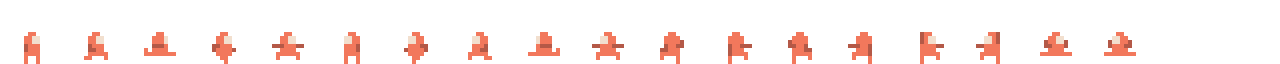
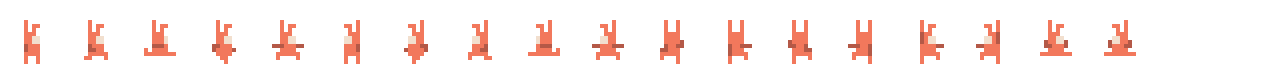
Layered file, before and after one edit (1280x64). Changes by layer:
added layer "tilda-bunny" above "tilda" over [24, 20, 1128, 36]
renamed "Layer 6" to "tilda", hid it over [24, 32, 1128, 36]
